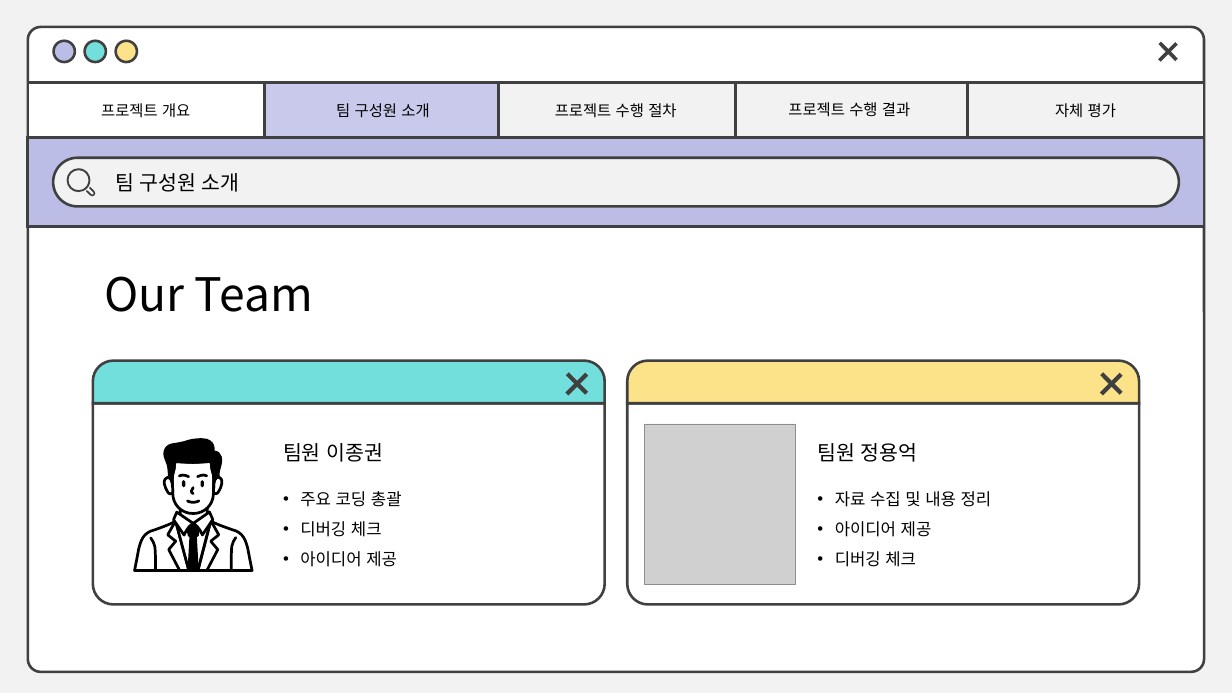
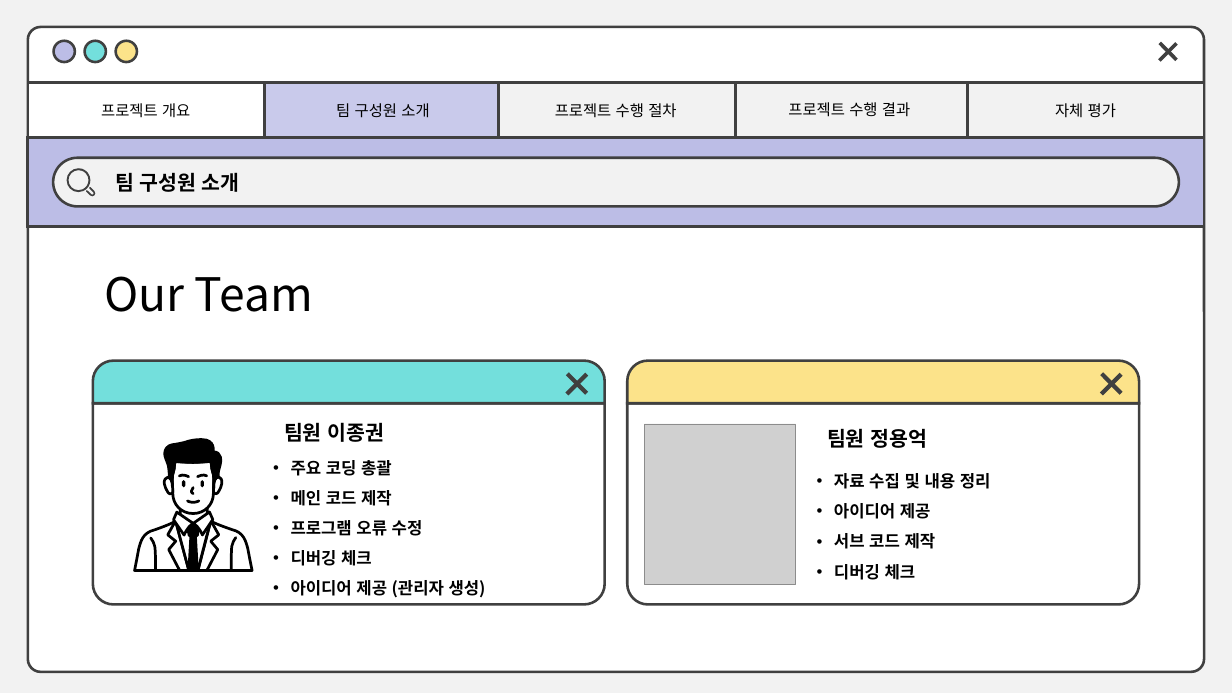
Before and after one commit to SangHa000/TEAMPROJECT1, a slide deck: slide 5 of 오피스 2016 발표용.pptx. Drawn at 1232x693 pixels with LibreOffice and Linux fonts; fonts in the diff are those of the drawing; grey boxes stand for pictures. Boxes give left, top, right and bottom in pixels: in the first picture for what was removed or moved away, otherwise in the second. Text is boxed around its words. In the diff, an @@ line names an element or a change of style, - is before the commit and + after.

```diff
--- a/오피스 2016 발표용.pptx
+++ b/오피스 2016 발표용.pptx
@@ bold on in 3 elements at box(115, 172, 240, 192), box(827, 428, 928, 448), box(284, 422, 385, 442) @@
@@ text "팀원 이종권": place and size @@
-text "팀원 이종권" at box(283, 443, 383, 462)
+text "팀원 이종권" at box(284, 422, 385, 442)
@@ text "주요 코딩 총괄": place and size @@
-text "주요 코딩 총괄" at box(300, 491, 402, 567)
+text "주요 코딩 총괄" at box(291, 460, 486, 598)
@@ text "팀원 정용억": place and size @@
-text "팀원 정용억" at box(817, 443, 918, 462)
+text "팀원 정용억" at box(827, 428, 928, 448)
@@ text at box(291, 460, 392, 566): bold on in "주요 코딩 총괄", "디버깅 체크" @@
@@ text "자료 수집 및 내용 정리": place and size @@
-text "자료 수집 및 내용 정리" at box(835, 491, 992, 567)
+text "자료 수집 및 내용 정리" at box(834, 473, 991, 580)
@@ text at box(834, 473, 991, 580): bold on in "자료 수집 및 내용 정리", "아이디어 제공", "디버깅 체크" @@
@@ text at box(291, 490, 423, 536): paragraphs added @@
+• 메인 코드 제작
+• 프로그램 오류 수정
@@ text at box(834, 533, 936, 549): paragraph added @@
+• 서브 코드 제작
@@ text at box(291, 580, 486, 598): text changed; bold on @@
-• 아이디어 제공
+• 아이디어 제공 (관리자 생성)
```
Also in this commit, not shown: 15 other slides changed, 1 slide removed.
